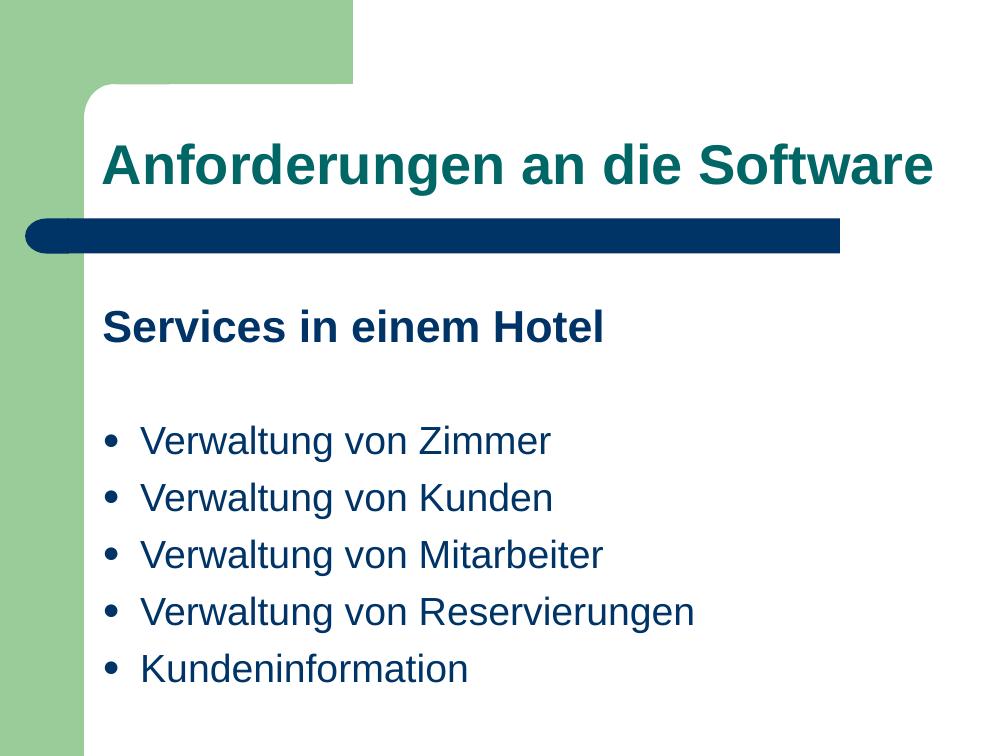
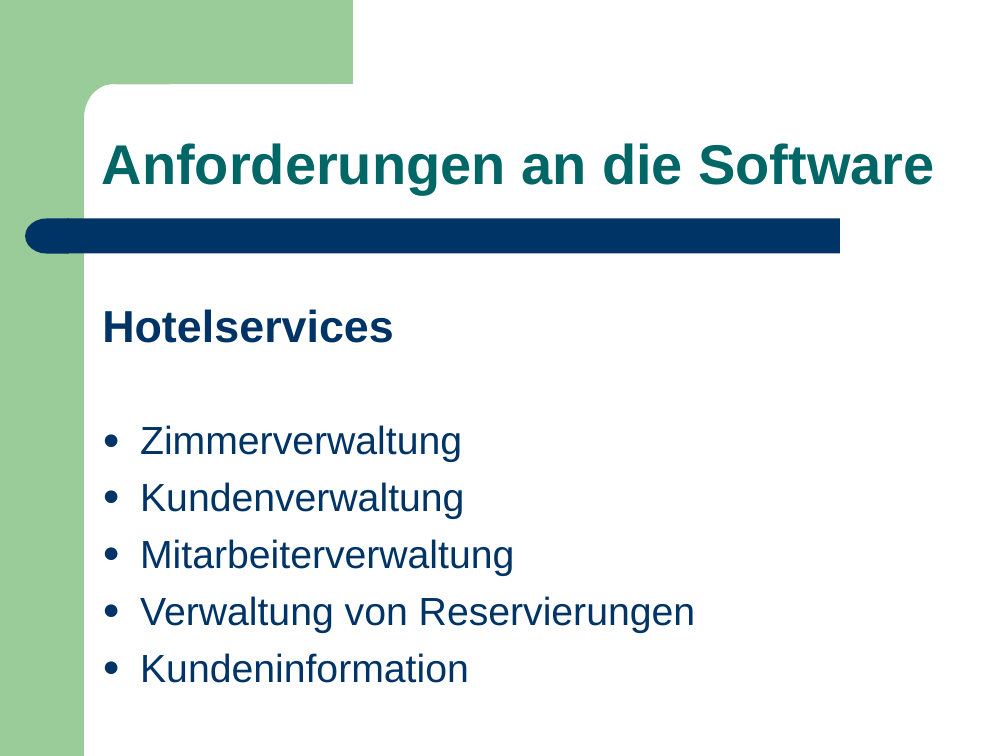
Before and after one commit to BackupTheBerlios/hics, a slide deck: slide 3 of Projektmanagement/hics_presentation.ppt. Drawn at 1008x756 pixels with LibreOffice and Linux fonts; fonts in the diff are those of the drawing. Boxes give left, top, right and bottom in pixels: in the first picture for what was removed or moved away, otherwise in the second. Text is boxed around its words. In the diff, an @@ line names an element or a change of style, - is before the commit and + after.

```diff
--- a/Projektmanagement/hics_presentation.ppt
+++ b/Projektmanagement/hics_presentation.ppt
@@ text at (102, 309, 514, 576): text changed @@
-Services in einem Hotel
-● Verwaltung von Zimmer
-● Verwaltung von Kunden
-● Verwaltung von Mitarbeiter
+Hotelservices
+● Zimmerverwaltung
+● Kundenverwaltung
+● Mitarbeiterverwaltung
```
Also in this commit, not shown: 6 other slides changed, 1 other file.
